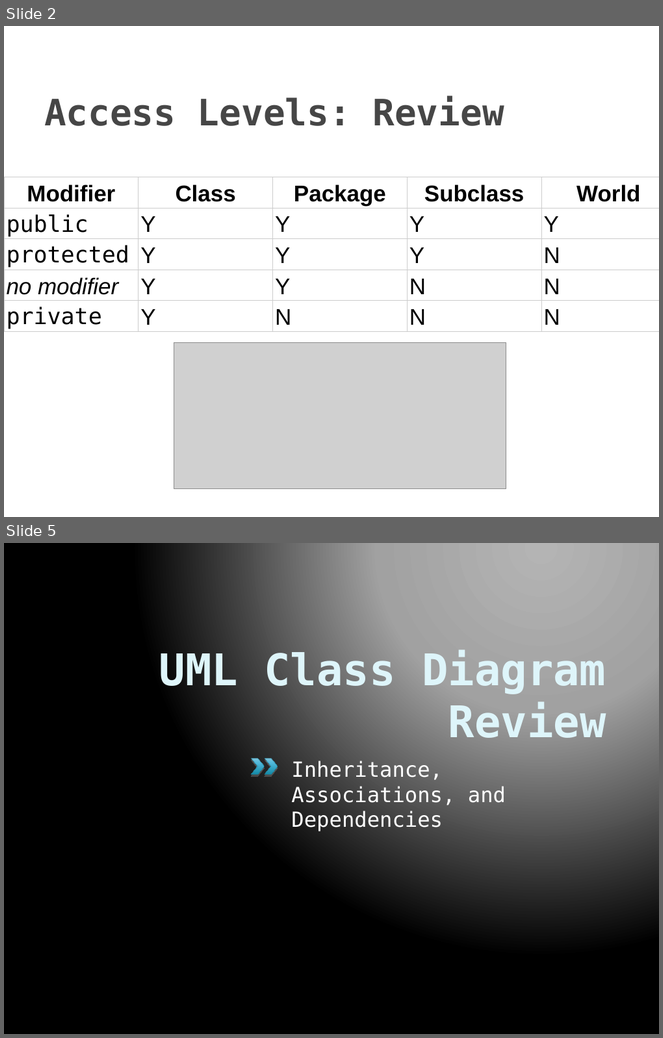
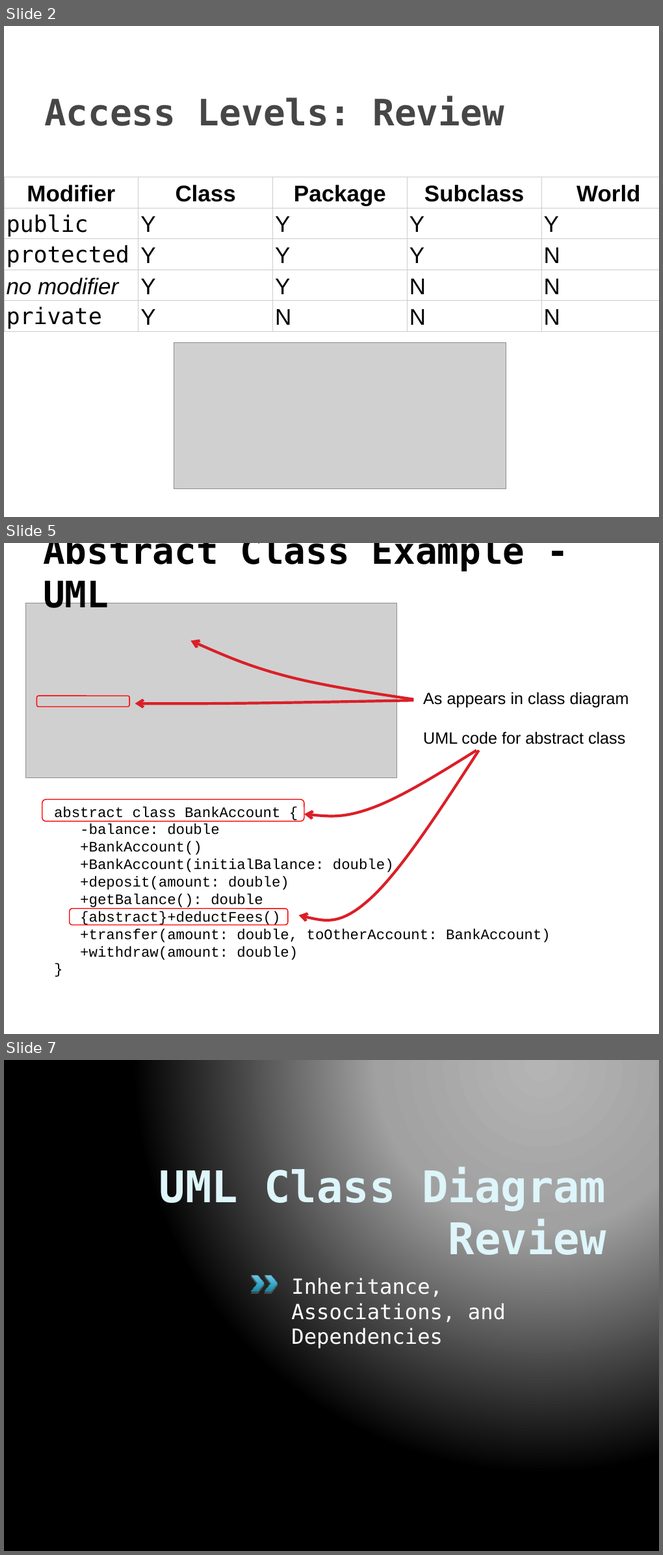
Before and after one commit to RHIT-CSSE/csse220, a slide deck: ClassMaterials/Polymorphism/Slides/Polymorphism.pptx. Shown one above the other, each under a label of ours: slides 2 and 5 before the commit, slides 2, 5 and 7 after it; the slides between them are not shown. The pictures are 663x1038 and 663x1555 pixels, drawn with LibreOffice and Linux fonts; fonts in the diff are those of the drawing; grey boxes stand for pictures. Boxes give left, top, right and bottom in pixels: in the first picture for what was removed or moved away, otherwise in the second. Text is boxed around its words. In the diff, an @@ line names an element or a change of style, - is before the commit and + after.

```diff
--- a/ClassMaterials/Polymorphism/Slides/Polymorphism.pptx
+++ b/ClassMaterials/Polymorphism/Slides/Polymorphism.pptx
@@ slide 5 added at [4, 543, 659, 1034], background #FFFFFF @@
@@ title added at [43, 543, 525, 608], 40 pt, text #000000, bold @@
+Abstract Class Example - UML
@@ picture added at [25, 603, 397, 778] @@
@@ freeform shape added at [191, 641, 414, 700], outline #DA1F28 3 pt @@
@@ rounded rectangle added at [36, 696, 130, 707], outline #FF0000 1 pt @@
@@ text added at [423, 692, 629, 745], 18 pt, text #000000 @@
+As appears in class diagram
+UML code for abstract class
@@ freeform shape added at [135, 700, 414, 704], outline #DA1F28 3 pt @@
@@ freeform shape added at [299, 751, 479, 920], outline #DA1F28 3 pt @@
@@ freeform shape added at [304, 751, 477, 816], outline #DA1F28 3 pt @@
@@ rounded rectangle added at [42, 800, 304, 821], outline #FF0000 1 pt @@
@@ text added at [54, 806, 551, 960], 16 pt, text #000000 @@
+abstract class BankAccount {
+-balance: double
++BankAccount()
++BankAccount(initialBalance: double)
++deposit(amount: double)
++getBalance(): double
+{abstract}+deductFees()
++transfer(amount: double, toOtherAccount: BankAccount)
++withdraw(amount: double)
+}
@@ rounded rectangle added at [70, 908, 287, 925], outline #FF0000 1 pt @@
@@ what was slide 5 is now slide 7 @@
```
Also in this commit, not shown: 4 slides changed, 4 other slides added.
